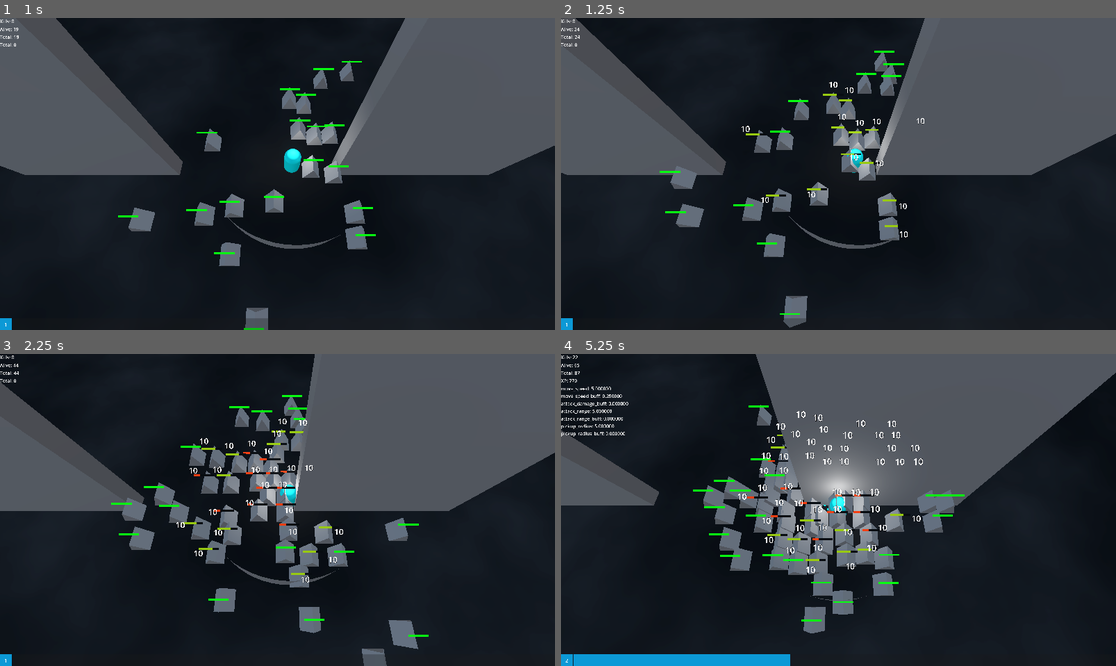
Above: before the commit, frames 1-4 (two rows, left to right).
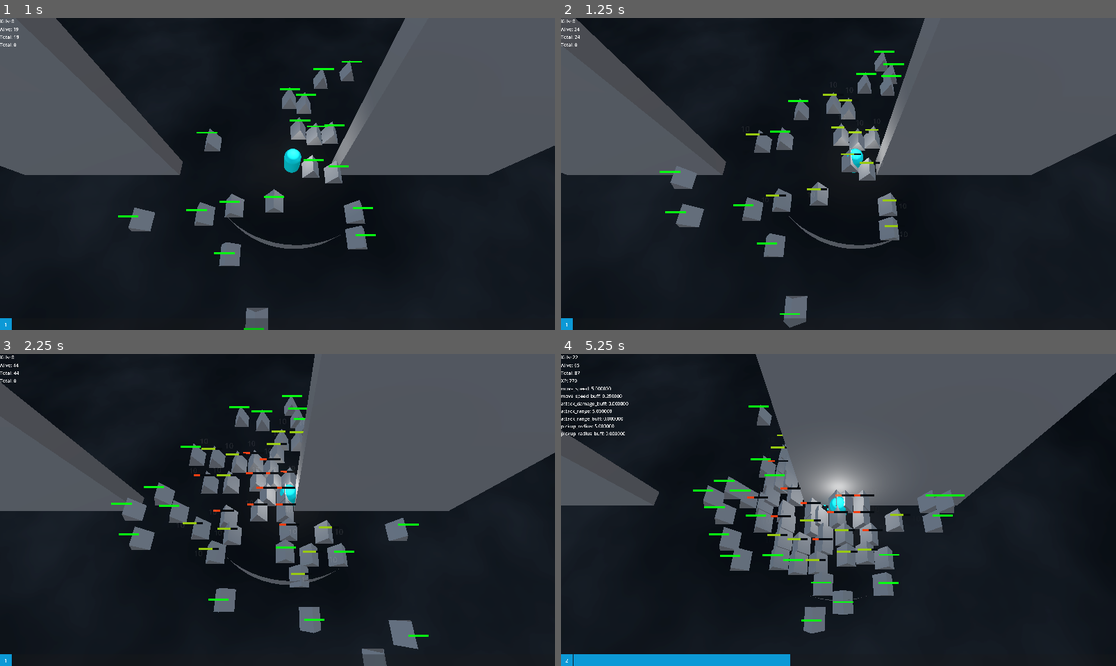
Above: after the commit, the same moments.

Repository: partkyle/GodotProjects
Game: Godot game, scene res://main.tscn
The game is run twice, just before and just after one commit, with the same random seed, the same clock (stepped at 60 frames per second) and the same inputs. The engine's default icon, where the game draws it, is replaced by a stand-in: a white triangle on a blue panel in a dark square.
Inputs (mouse positions are in pixels of both pictures, inside the frame that each line leads up to):
- Up to frame 1 (1 s): tap Enter (ui_accept) at 0.5, 0.77 s; move the mouse to (399, 158) at 0.52 s; hold D (move_right) from 0.53 s (still down); hold F from 0.53 s (still down); click (399, 158) at 0.67 s
- Up to frame 2 (1.25 s): keep holding D (move_right); keep holding F
- Up to frame 3 (2.25 s): release D (move_right) at 1.25 s; release F at 1.25 s; drag from (166, 525) to (249, 572) at 1.27 s; move the mouse to (333, 441) at 2.02 s; hold D (move_right) from 2.03 s (still down); hold F from 2.03 s (still down)
- Up to frame 4 (5.25 s): release D (move_right) at 2.75 s; release F at 2.75 s; drag from (810, 572) to (672, 463) at 2.77 s; move the mouse to (1005, 556) at 3.52 s; hold A (move_left) 3.53-4.25 s; hold F 3.53-4.25 s; tap Enter (ui_accept) at 3.77, 4.25 s; drag from (672, 463) to (755, 432) at 4.27 s; move the mouse to (866, 510) at 5.02 s; hold S (move_down) from 5.03 s (still down); hold F from 5.03 s (still down); click (866, 510) at 5.17 s

Frame 1 is identical in both runs. In frame 2, 0.1% of the frame differs, in the area x 32-66%, y 20-71%; in frame 3, 0.3%; in frame 4, 0.7%, in the area x 31-66%, y 18-71%.

Commit message:
fade out the damage numbers

Diff:
--- a/RetroSurvivor/damage_notifier.gd
+++ b/RetroSurvivor/damage_notifier.gd
@@ -6,7 +6,7 @@
 	var d := damage_popup.instantiate()
 	d.text = '%d' % event.damage
 	add_child(d)
-	d.transform.origin = event.global_position
+	d.global_position = event.global_position
 
 func _on_signal_bus_damage_dealt(event: DamageEvent):
 	popup_damage(event)
--- a/RetroSurvivor/damage_popup.gd
+++ b/RetroSurvivor/damage_popup.gd
@@ -8,11 +8,15 @@
 
 var acc := 0.0
 
-@onready var double_scale := scale * randf_range(1.8, 2.2)
+@onready var double_scale := scale * randf_range(1.2, 2.0)
 
 func _process(delta):
 	transform.origin += direction*speed*delta
 	scale = scale.lerp(double_scale, delta)
+
+	modulate.a = lerp(modulate.a, 0.0, delta * 10.0)
+	outline_modulate.a = lerp(outline_modulate.a, 0.0, delta * 10.0)
+
 	acc += delta
 	if acc > time:
 		queue_free()
--- a/RetroSurvivor/damage_popup.tscn
+++ b/RetroSurvivor/damage_popup.tscn
@@ -6,7 +6,6 @@
 transform = Transform3D(0.05, 0, 0, 0, 0.05, 0, 0, 0, 0.05, 0, 0, 0)
 billboard = 1
 double_sided = false
-no_depth_test = true
 fixed_size = true
 texture_filter = 0
 text = "11"
